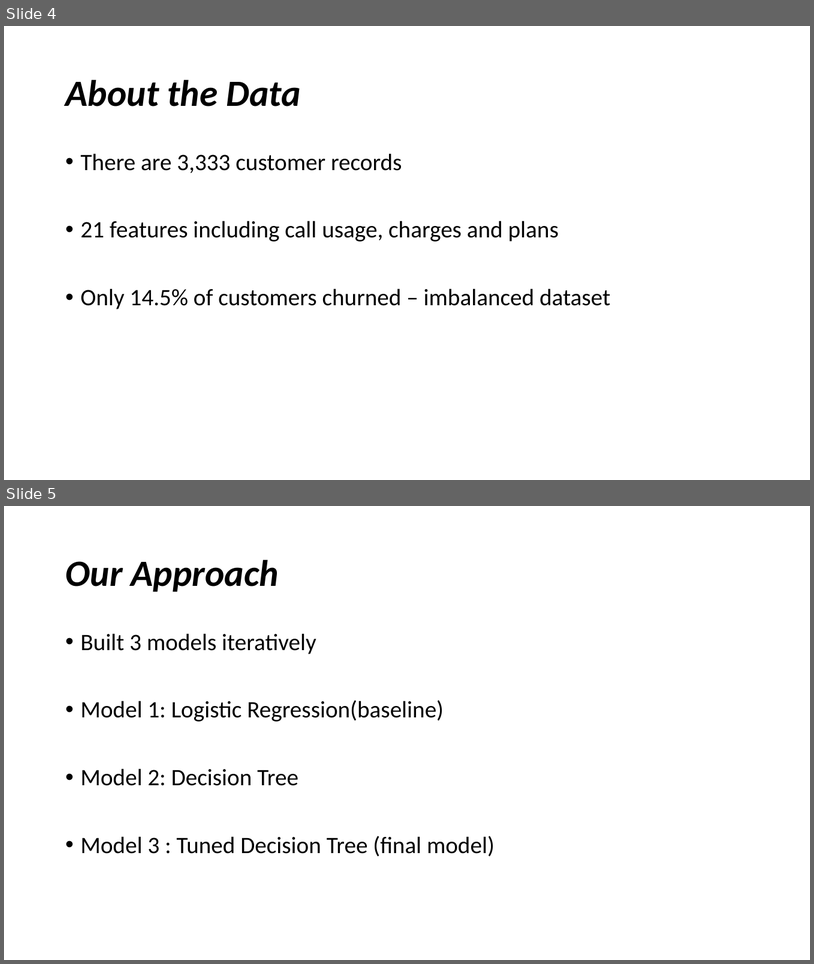
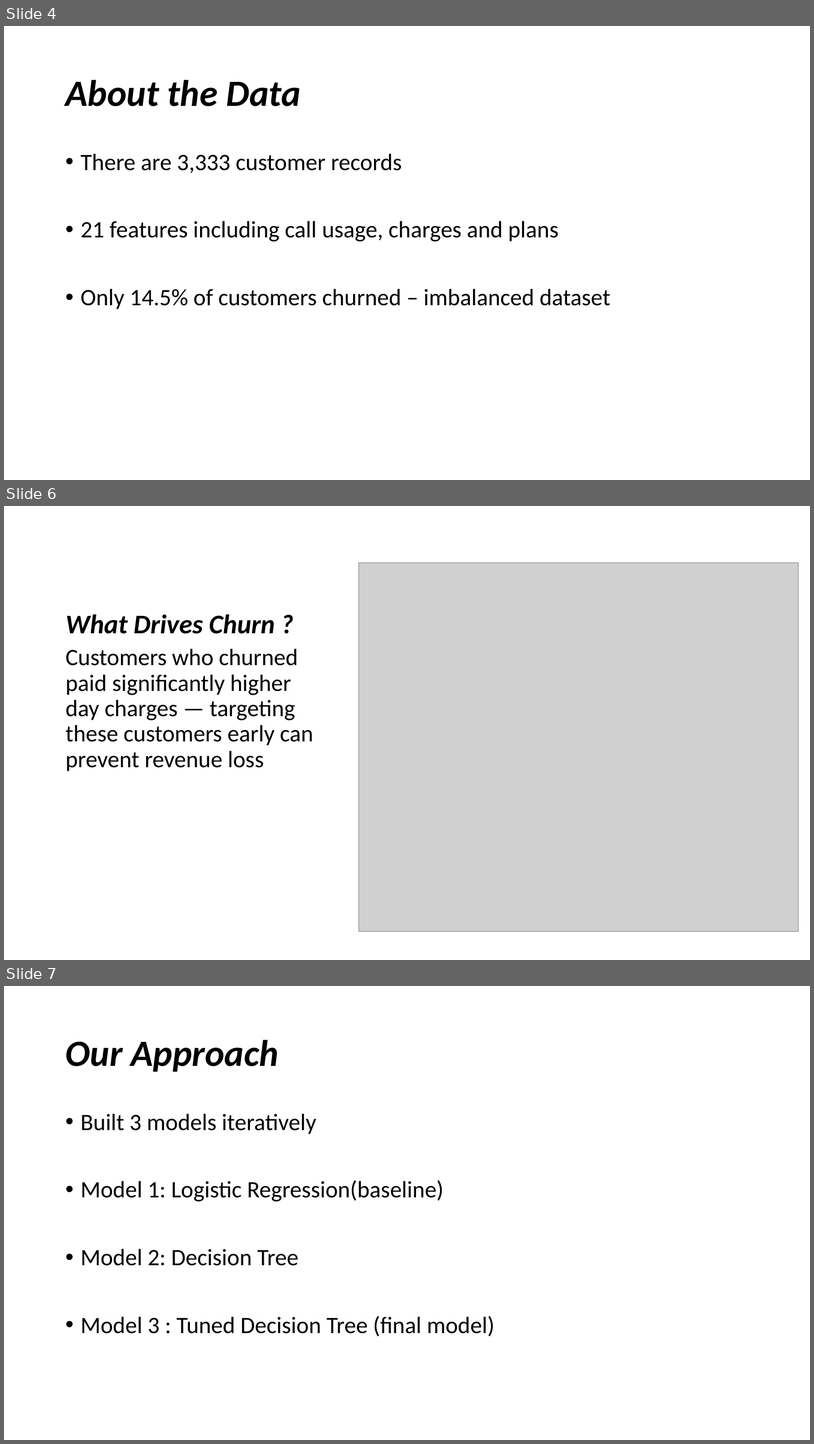
Before and after one commit to Alexk-creator/Phase_3_project, a slide deck: SyriaTel Customer Churn Analysis.pptx. Shown one above the other, each under a label of ours: slides 4 and 5 before the commit, slides 4, 6 and 7 after it; the slides between them are not shown. The pictures are 814x964 and 814x1444 pixels, drawn with LibreOffice and Linux fonts; fonts in the diff are those of the drawing; grey boxes stand for pictures. Boxes give left, top, right and bottom in pixels: in the first picture for what was removed or moved away, otherwise in the second. Text is boxed around its words. In the diff, an @@ line names an element or a change of style, - is before the commit and + after.

```diff
--- a/SyriaTel Customer Churn Analysis.pptx
+++ b/SyriaTel Customer Churn Analysis.pptx
@@ slide 6 added at (x1=4, y1=506, x2=810, y2=960), background #FFFFFF @@
@@ picture added at (x1=359, y1=563, x2=799, y2=931) @@
@@ title added at (x1=66, y1=614, x2=275, y2=634), 32 pt, text #000000, bold, italic @@
+What Drives Churn ?
@@ text added at (x1=66, y1=648, x2=314, y2=771), 28 pt, text #000000 @@
+Customers who churned paid significantly higher day charges — targeting these customers early can prevent revenue loss
@@ what was slide 5 is now slide 7 @@
```
Also in this commit, not shown: 1 other slide added, 2 other files.
